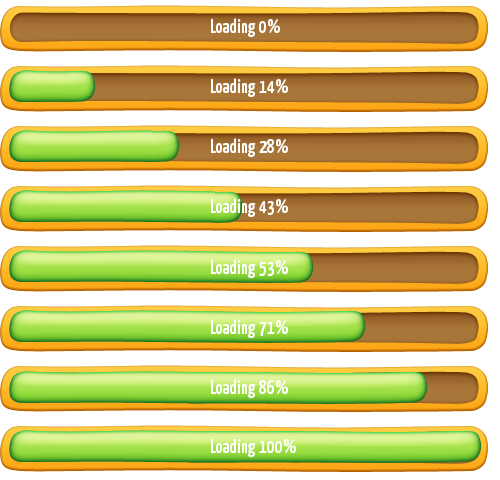
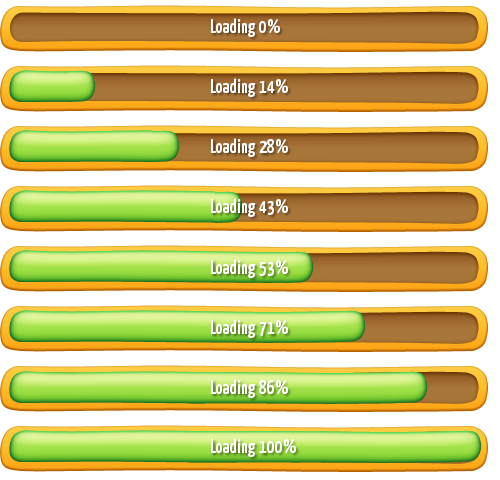
Revision of a layered (500, 480) image; what changed, layer by layer:
moved "Loading 100%" above "Loading 86%" over [211, 439, 296, 457]
added layer "Drop Shadow" (60%) above "bar2.png copy #5" over [211, 19, 300, 461]
